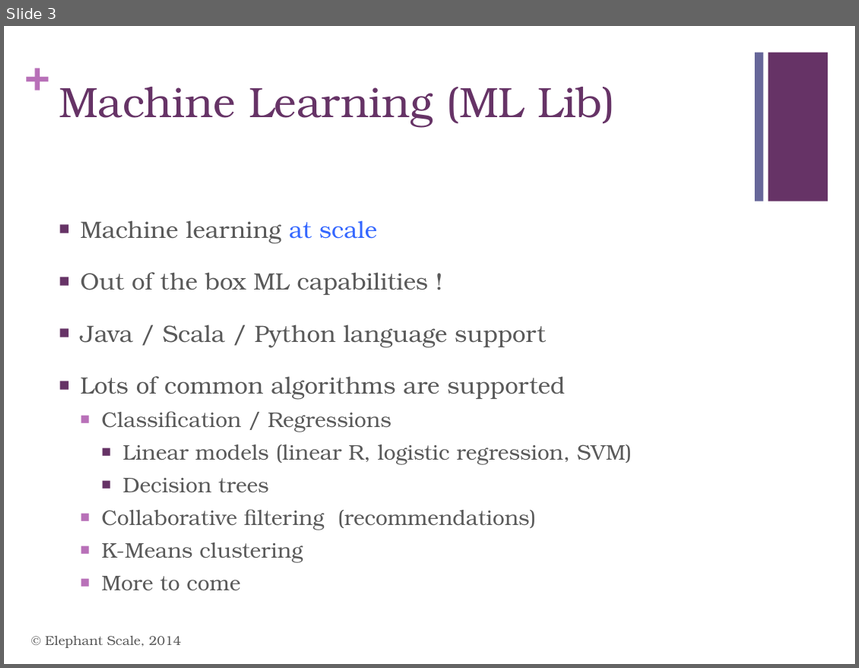
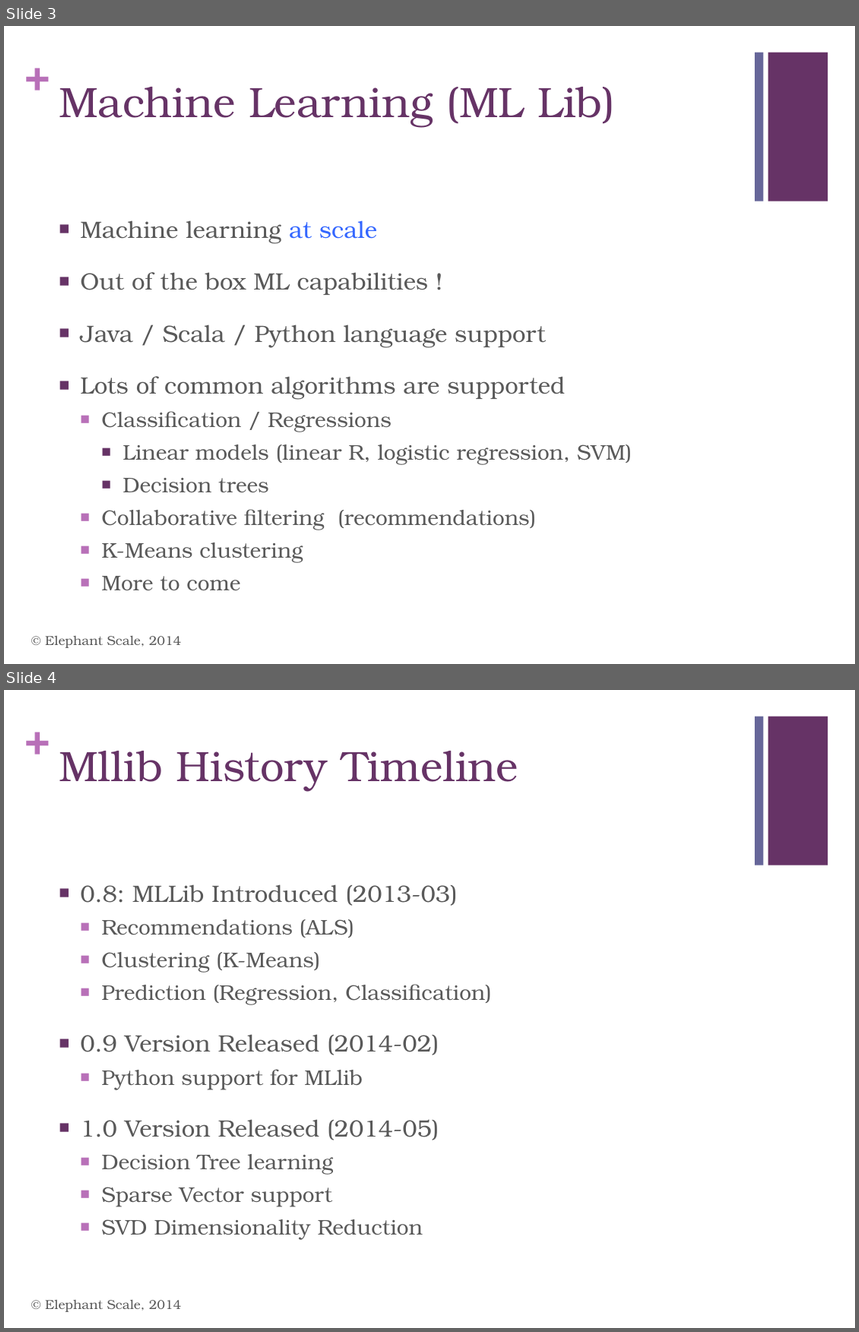
Before and after one commit to mattvinks/spark-labs, a slide deck: slides/MLLib.pptx. Shown one above the other, each under a label of ours: slide 3 before the commit, slides 3 and 4 after it. The pictures are 859x668 and 859x1332 pixels, drawn with LibreOffice and Linux fonts; fonts in the diff are those of the drawing. Boxes give left, top, right and bottom in pixels: in the first picture for what was removed or moved away, otherwise in the second. Text is boxed around its words. In the diff, an @@ line names an element or a change of style, - is before the commit and + after.

Commit message:
Added history of MLlib to MLlib slides

```diff
--- a/slides/MLLib.pptx
+++ b/slides/MLLib.pptx
@@ slide 4 added at (4,690,855,1328), background #FFFFFF; not listed: 3 template elements that a slide beside it also shows @@
@@ title added at (59,751,519,792), 36 pt, text #663366 @@
+Mllib History Timeline
@@ text added at (80,885,492,1240), 18 pt, text #595959 @@
+■ 0.8: MLLib Introduced (2013-03)
+  ■ Recommendations (ALS)
+  ■ Clustering (K-Means)
+  ■ Prediction (Regression, Classification)
+■ 0.9 Version Released (2014-02)
+  ■ Python support for MLlib
+■ 1.0 Version Released (2014-05)
+  ■ Decision Tree learning
+  ■ Sparse Vector support
+  ■ SVD Dimensionality Reduction
@@ text added at (45,1300,182,1312), 11 pt, text #595959 @@
+© Elephant Scale, 2014
```
Also in this commit, not shown: 1 other slide added.
